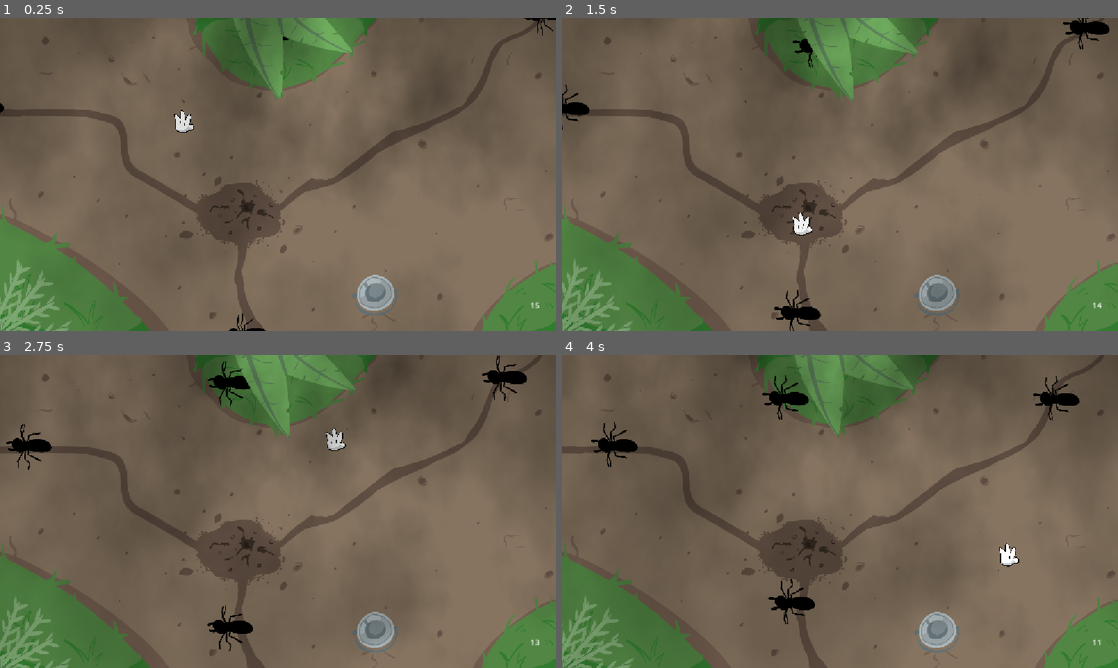
Above: before the commit, frames 1-4 (two rows, left to right).
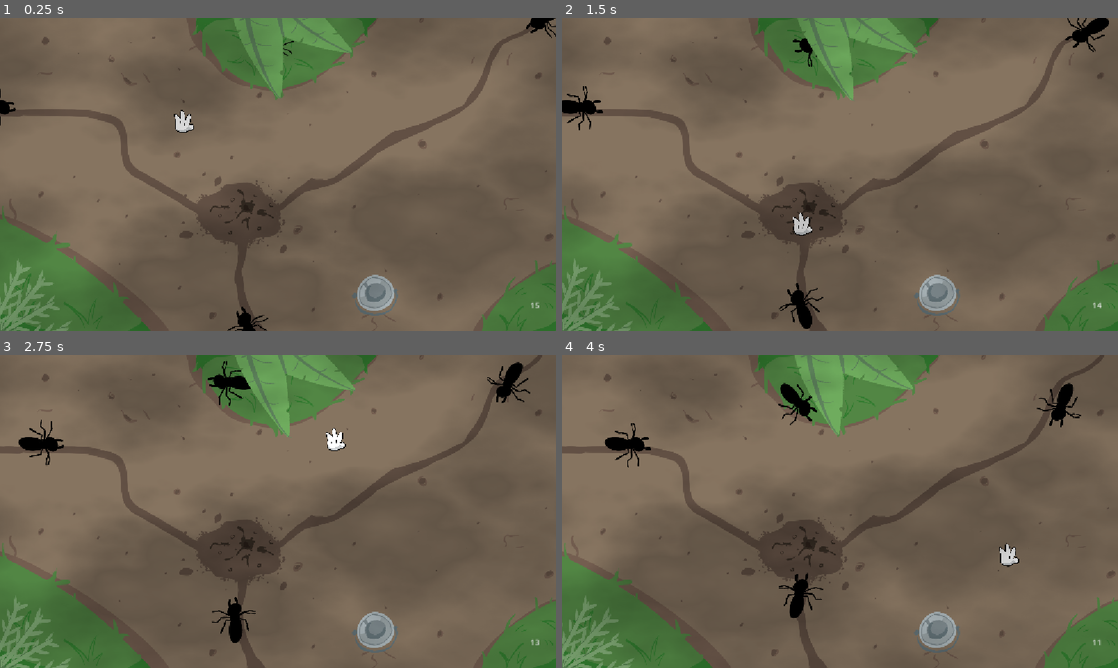
Above: after the commit, the same moments.

Repository: andre-felipe-wonsik-alves/gmtk-jam-26
Game: Godot game, scene res://Scenes/Levels/ant.tscn
Same seed, same stepped clock (60 frames per second), same inputs: the game is played once before the commit and once after it.
Inputs (mouse positions are in pixels of both pictures, inside the frame that each line leads up to):
- Up to frame 1 (0.25 s): no input
- Up to frame 2 (1.5 s): move the mouse to (962, 158) at 0.52 s; click (962, 158) at 0.67 s; drag from (728, 190) to (945, 302) at 1.27 s
- Up to frame 3 (2.75 s): move the mouse to (333, 442) at 2.02 s; click (333, 442) at 2.17 s
- Up to frame 4 (4 s): drag from (812, 574) to (673, 464) at 2.77 s; move the mouse to (1006, 558) at 3.52 s; click (1006, 558) at 3.67 s

The runs differ from the first frame. In frame 1, 21% of the frame differs, in the area x 0-100%, y 0-100%; in frame 2, 21%; in frame 3, 21%; in frame 4, 21%, in the area x 0-99%, y 0-100%.

Commit message:
feat: ant rotation working

Diff:
--- a/Scenes/Levels/ant.tscn
+++ b/Scenes/Levels/ant.tscn
@@ -62,15 +62,15 @@
 shader_parameter/sway_height_start = 0.0
 
 [sub_resource type="Gradient" id="Gradient_oin5b"]
-offsets = PackedFloat32Array(0, 0.35074627, 1)
-colors = PackedColorArray(0, 0, 0, 1, 0.003921569, 0.003921569, 0, 0.5568628, 0.012617188, 0.012617188, 0, 0)
+offsets = PackedFloat32Array(0, 0.6641791, 1)
+colors = PackedColorArray(0, 0, 0, 0, 0, 0, 0, 0.2627451, 0, 0, 0, 0)
 
 [sub_resource type="GradientTexture1D" id="GradientTexture1D_2d1bf"]
 gradient = SubResource("Gradient_oin5b")
 
 [sub_resource type="FastNoiseLite" id="FastNoiseLite_s0gqc"]
-noise_type = 3
-frequency = 0.0132
+noise_type = 2
+frequency = 0.0044
 
 [sub_resource type="NoiseTexture2D" id="NoiseTexture2D_oin5b"]
 noise = SubResource("FastNoiseLite_s0gqc")
@@ -229,8 +229,8 @@
 
 [node name="ColorRect" type="ColorRect" parent="CanvasLayer" unique_id=755257369]
 material = SubResource("ShaderMaterial_t2orw")
-offset_left = -95.0
-offset_top = -305.0
-offset_right = 1222.0
-offset_bottom = 1393.0
+offset_left = -97.0
+offset_top = -68.0
+offset_right = 1220.0
+offset_bottom = 687.0
 mouse_filter = 2
--- a/Scripts/Components/SpawnComponent.gd
+++ b/Scripts/Components/SpawnComponent.gd
@@ -83,6 +83,8 @@
 	if path == null or path.curve == null:
 		return
 	var path_length := path.curve.get_baked_length()
+	path_follow.rotates = true
+
 	if is_zero_approx(path_length):
 		return
 	for index in range(_moving_instances.size() - 1, -1, -1):
@@ -102,8 +104,9 @@
 			_moving_instances.remove_at(index)
 			continue
 
-		#path_follow.progress = moving.distance
+		var sample_dist = clamp(moving.distance, 0.0, path_length)
+		var ahead = clamp(sample_dist - 1.0, 0.0, path_length)
+		var behind = clamp(sample_dist + 1.0, 0.0, path_length)
 
-		#moving.instance.global_position = path_follow.global_position
-		#moving.instance.global_rotation = path_follow.global_rotation
-		moving.instance.global_position = path.to_global(path.curve.sample_baked(moving.distance))
+		var tangent: Vector2 = path.curve.sample_baked(ahead) - path.curve.sample_baked(behind)
+		moving.instance.transform = Transform2D(tangent.angle(), path.to_global(path.curve.sample_baked(sample_dist)))
--- a/Scripts/Shaders/ambient_shadows.gdshader
+++ b/Scripts/Shaders/ambient_shadows.gdshader
@@ -16,7 +16,7 @@
 	float pixelColor = texture(TEXTURE, UV).r;
 	float noiseColor = texture(noise, UV+scroll2*TIME).r;
 	float noise2Color = texture(noise2, UV+scroll*TIME).r;
-	float energy = pixelColor + (noise2Color * noiseColor - (size - UV.y));
+	float energy = pixelColor * (noise2Color*0.7 + noiseColor);
 	COLOR = texture(gradient, vec2(energy));
 }
 
